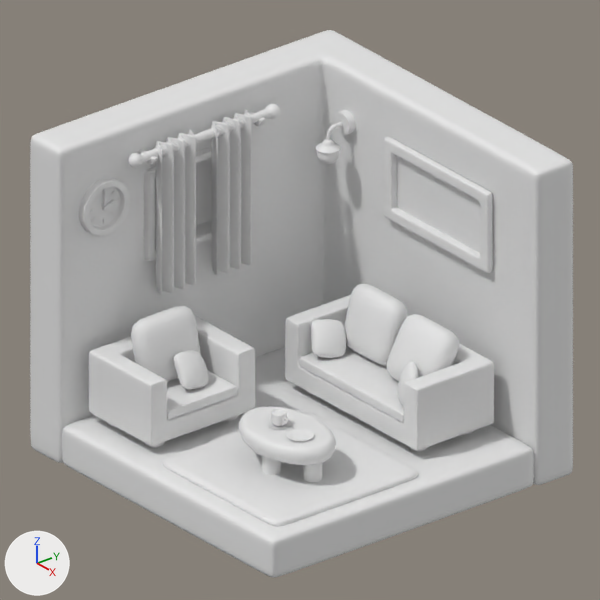
The Blender file static/models/home.blend, before and after one commit.
Camera for both pictures: the file's camera 'Camera'. Lighting does not change. The marker at lower left points along +X, +Y and +Z.

The first picture shows 'Coffee table', 'Couch', 'Curtain', 'Curtain.001', 'Cushion', 'Cushion 2', 'Cushion.001', 'Floor', 'Frame', 'Mini couch', 'Rug', 'Wall'.
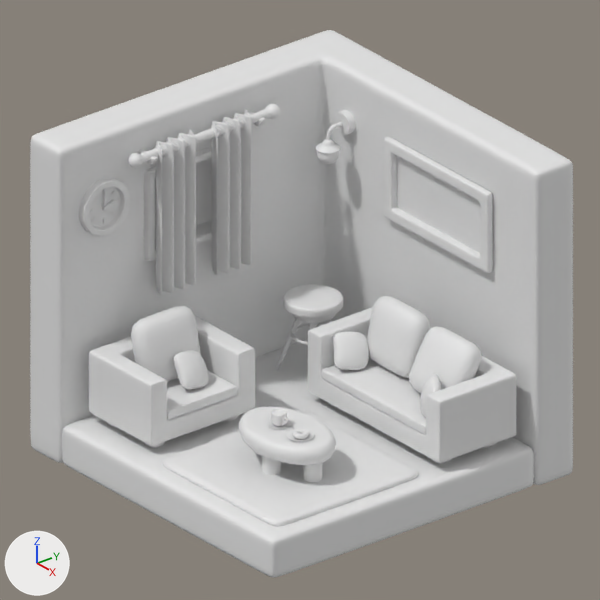
Edits to the bpy script that builds the scene:
```text
Change ob_couch:
    ob_couch.location: (0.13, 0.96, 0.54) -> (0.45, 0.96, 0.54)
Add ob_cylinder_002:
    ob_cylinder_002 = bpy.data.objects.new('Cylinder.002', me_cylinder_004)  # 32 vertices, 32 faces; spans x -0.292..0.292, y -0.292..0.292, z 0.215..0.243; modifiers BEVEL, SUBSURF
    ob_cylinder_002.parent = ob_side_table
    ob_cylinder_002.location = (-0.907, 0.911, 0.658)
    ob_cylinder_002.scale = (0.77, 0.77, 0.77)
Add ob_side_table:
    ob_side_table = bpy.data.objects.new('Side table', me_cylinder_001)  # an 8-sided cylinder along z spanning x -0.3..0.3, y -0.3..0.3, z -0.05..0.05; modifiers BEVEL, SUBSURF
    ob_side_table.location = (-0.91, 0.91, 1.16)
Add ob_cube_015:
    ob_cube_015 = bpy.data.objects.new('Cube.015', me_cube_012)  # 12 vertices, 10 faces; spans x 0.36..2.2, y -2.5..-0.3, z -5.88..0.27; modifiers BEVEL, SUBSURF
    ob_cube_015.parent = ob_side_table
    ob_cube_015.location = (-0.907, 0.911, 1.081)
    ob_cube_015.rotation_euler = (0.0, 0.0, 4.706)  # degrees (0, 0, 270)
    ob_cube_015.scale = (0.109, 0.109, 0.109)
Add ob_cube_014:
    ob_cube_014 = bpy.data.objects.new('Cube.014', me_cube_012)  # 12 vertices, 10 faces; spans x 0.36..2.2, y -2.5..-0.3, z -5.88..0.27; modifiers BEVEL, SUBSURF
    ob_cube_014.parent = ob_side_table
    ob_cube_014.location = (-0.907, 0.911, 1.081)
    ob_cube_014.rotation_euler = (0.0, 0.0, 3.161)  # degrees (0, 0, 181)
    ob_cube_014.scale = (0.109, 0.109, 0.109)
Add ob_cube_013:
    ob_cube_013 = bpy.data.objects.new('Cube.013', me_cube_012)  # 12 vertices, 10 faces; spans x 0.36..2.2, y -2.5..-0.3, z -5.88..0.27; modifiers BEVEL, SUBSURF
    ob_cube_013.parent = ob_side_table
    ob_cube_013.location = (-0.907, 0.911, 1.081)
    ob_cube_013.rotation_euler = (0.0, 0.0, 1.517)  # degrees (0, 0, 87)
    ob_cube_013.scale = (0.109, 0.109, 0.109)
Add ob_cube_012:
    ob_cube_012 = bpy.data.objects.new('Cube.012', me_cube_012)  # 12 vertices, 10 faces; spans x 0.36..2.2, y -2.5..-0.3, z -5.88..0.27; modifiers BEVEL, SUBSURF
    ob_cube_012.parent = ob_side_table
    ob_cube_012.location = (-0.907, 0.911, 1.081)
    ob_cube_012.rotation_euler = (0.0, 0.0, 0.0595)  # degrees (0, 0, 3.4)
    ob_cube_012.scale = (0.109, 0.109, 0.109)
Add ob_cylinder_001:
    ob_cylinder_001 = bpy.data.objects.new('Cylinder.001', me_cylinder_001)  # an 8-sided cylinder along z spanning x -0.3..0.3, y -0.3..0.3, z -0.05..0.05; modifiers BEVEL, SUBSURF
    ob_cylinder_001.parent = ob_side_table
    ob_cylinder_001.location = (-0.907, 0.911, 1.081)
    ob_cylinder_001.scale = (0.77, 0.77, 0.77)
Add ob_donut:
    ob_donut = bpy.data.objects.new('Donut', me_torus_002)  # 150 vertices, 150 faces; spans x -0.148..0.148, y -0.148..0.148, z -0.033..0.058; modifiers SUBSURF
    ob_donut.location = (0.74, -0.56, 0.91)
    ob_donut.rotation_euler = (0.0172, -0.083, 0.0665)  # degrees (1, -4.8, 3.8)
    ob_donut.scale = (0.543, 0.543, 0.543)
```

Where the change shows, as pixel boxes [x1, y1, x2, y2] in the pictures (600 x 600 px):
'Couch', moved
    before: [285, 295, 494, 450]
    after: [308, 307, 516, 463]
'Cushion', moved
    before: [344, 284, 407, 366]
    after: [367, 296, 430, 378]
'Cushion 2', moved
    before: [387, 314, 459, 381]
    after: [409, 327, 481, 393]
'Cube', moved
    before: [311, 319, 346, 358]
    after: [333, 332, 369, 370]
'Side table', added
    after: [283, 284, 343, 319]
'Cube.001', moved
    before: [398, 362, 418, 406]
    after: [420, 374, 441, 418]
'Cube.015', added
    after: [275, 319, 301, 371]
'Cylinder.001', added
    after: [291, 314, 336, 323]
'Donut', added
    after: [293, 429, 309, 439]
'Cylinder.002', added
    after: [291, 324, 323, 345]
'Couch legs', moved
    before: [305, 390, 474, 452]
    after: [328, 403, 496, 464]
'Cube.012', added
    after: [309, 323, 316, 330]
'Cube.013', added
    after: [325, 319, 332, 324]
